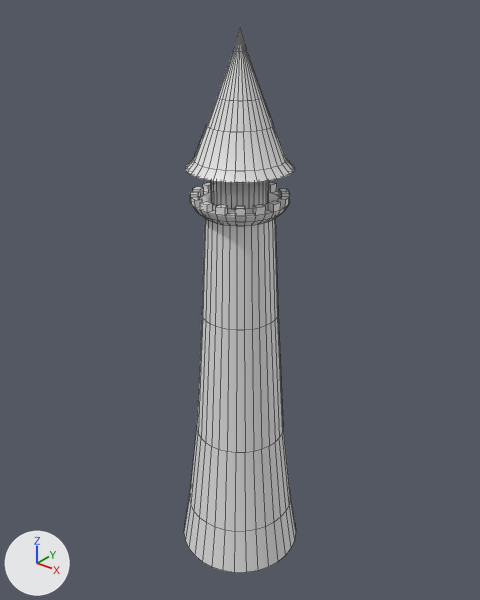
The FBX model Assets/Project/Art/Environment/Kit Bal/Background/SM_BackTower_03.fbx: old version first, new version second.
The view is the same before and after, from a 50 mm lens placed at (120.0, -149.8, 125.1), pointed at (3.1, -3.6, 34.5). Arrows for +X, +Y and +Z are at lower left; the lights stay in place. Mesh edges are drawn as thin lines. Materials are left out; every surface is plain grey. Where no turn or scale is listed for an object, it has been applied to the vertices. Vertices at the same position are counted once.

In view in the first picture: 'SM_BackTower_03'.
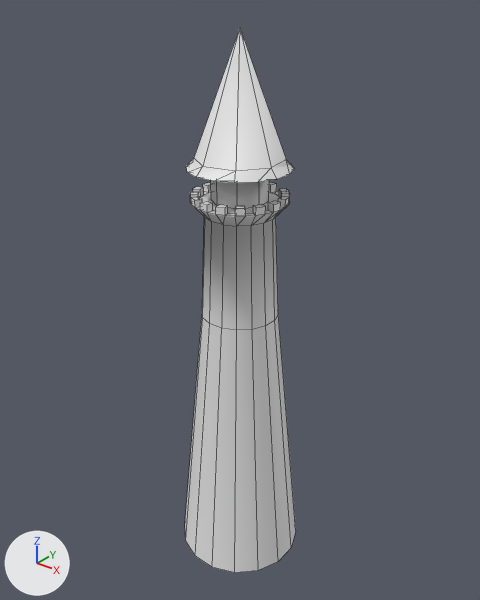
Scene script edits in JSON lines:
```json
{"block": "me_sm_backtower_03", "where": "# used by ob_sm_backtower_03; location = (5.0, -6.0, -57.1)"}
{"op": "remove", "block": "me_sm_backtower_03", "code": "me_sm_backtower_03.from_pydata(...)  # 643 vertices, 573 faces; spans x -21.0..21.0, y -21.0..21.0, z 0.0..171.0"}
{"op": "add", "block": "me_sm_backtower_03", "code": "me_sm_backtower_03.from_pydata(...)  # 251 vertices, 235 faces; spans x -20.0..20.0, y -20.0..20.0, z 0.0..171.0"}
{"block": "me_sm_backtower_03", "change": "me_sm_backtower_03 part 1: 392 vertices removed from x -21.0..21.0, y -21.0..21.0, z 0.0..165.0"}
```

Changed parts and their boxes [x1, y1, x2, y2] in the pictures (480 x 600 px):
```json
{"object": "SM_BackTower_03", "change": "reshaped", "before": [184, 29, 296, 573], "after": [185, 29, 296, 573]}
{"part": 1, "of": "me_sm_backtower_03", "change": "deleted", "before": [184, 29, 296, 573]}
```
